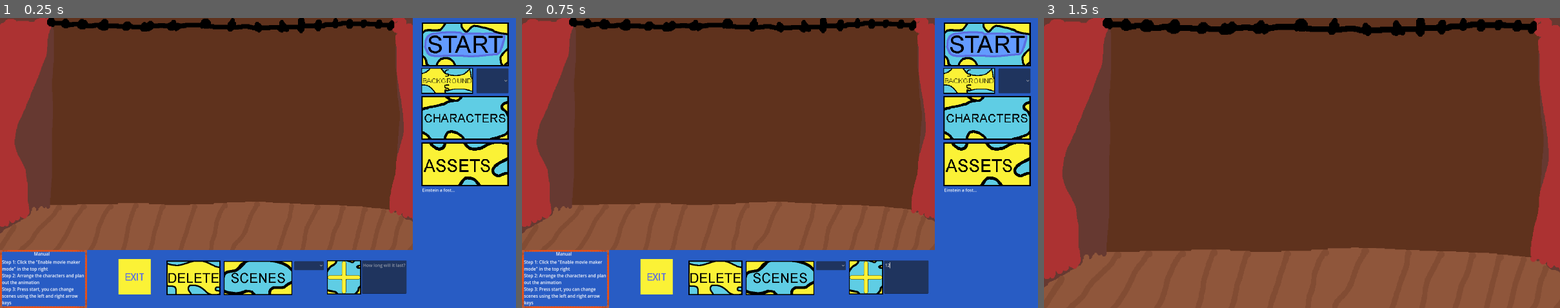
Above: before the commit, frames 1-3 (left to right).
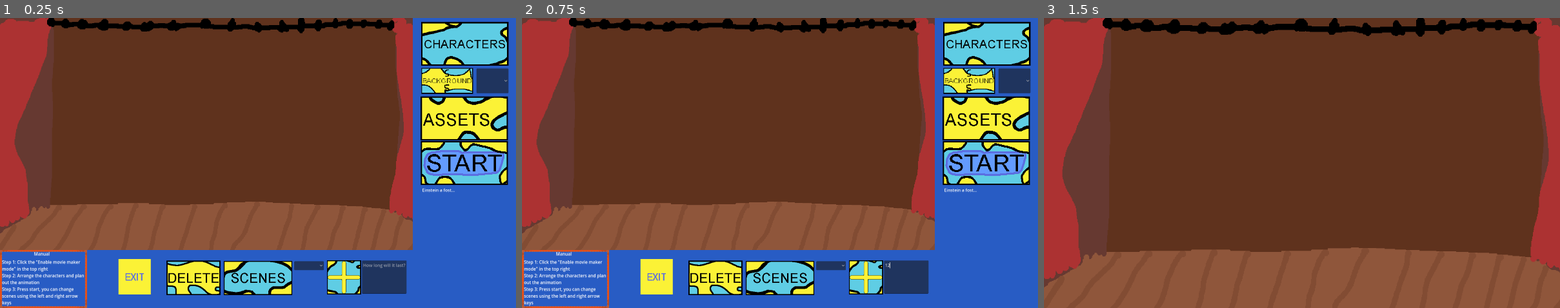
Above: after the commit, the same moments.

Repository: aleziz01/AnimSoft
Game: Godot game, scene res://Scenes/Main.tscn
Two runs of this game, one before a commit and one after it. Both use one fixed random seed, a clock stepped at 60 frames per second and the inputs below.
Inputs (mouse positions are in pixels of both pictures, inside the frame that each line leads up to; where the layout moved, square brackets give the same spot in the first picture):
- Up to frame 1 (0.25 s): no input
- Up to frame 2 (0.75 s): click (903, 276) at 0.52 s; type "12" at 0.6 s
- Up to frame 3 (1.5 s): click (1508, 163) [1508, 44] at 1.25 s

The runs differ from the first frame. In frame 1, 6.6% of the frame differs, in the area x 81-99%, y 1-58%; in frame 2, 6.6%; in frame 3, nothing differs.

Commit message:
Added a bunch of sprites

Diff:
--- a/Scenes/Character.tscn
+++ b/Scenes/Character.tscn
@@ -9,11 +9,15 @@
 [ext_resource type="Texture2D" uid="uid://bn6jm10jmqh6s" path="res://Art/Characters/Animation Spritesheets/albert einsteinTalkingAnimation.png" id="5_xexko"]
 [ext_resource type="Texture2D" uid="uid://bta8pdf7tdcc1" path="res://Art/Characters/albertEinsteinTalkingRight.png" id="7_5lnru"]
 [ext_resource type="Texture2D" uid="uid://o5vf1jry5cia" path="res://Art/Characters/william shakespeare.png" id="7_m1auk"]
+[ext_resource type="Texture2D" uid="uid://ci1sid5st5bnq" path="res://Art/Characters/AngryFemaleTeacherLeft.png" id="7_qyhw5"]
 [ext_resource type="Texture2D" uid="uid://cjjccor1wf8as" path="res://Art/Characters/BenjaminFranklinLeft.png" id="8_fki5i"]
+[ext_resource type="Texture2D" uid="uid://duh5ky3fs74vt" path="res://Art/Characters/AngryFemaleTeacherRight.png" id="8_rqv6k"]
 [ext_resource type="Texture2D" uid="uid://bx37vomj87ij2" path="res://Art/Characters/william shakespearetalking.png" id="8_v0vnj"]
 [ext_resource type="Texture2D" uid="uid://b4mqeq1pj33ta" path="res://Art/Characters/isaacNewtonLeft.png" id="8_v6db4"]
+[ext_resource type="Texture2D" uid="uid://b0tm1urrhvtcg" path="res://Art/Characters/AngryFemaleTeacherTalkingLeft.png" id="9_v44rv"]
 [ext_resource type="Texture2D" uid="uid://dxfsx2wk26w6x" path="res://Art/Characters/BenjaminFranklinRight.png" id="9_w6058"]
 [ext_resource type="Texture2D" uid="uid://cwk87qof8eu2p" path="res://Art/Characters/BenjaminFranklinTalkingLeft.png" id="10_ijbq5"]
+[ext_resource type="Texture2D" uid="uid://dilk0dl12fo3w" path="res://Art/Characters/AngryFemaleTeacherTalkingRight.png" id="10_oqlsm"]
 [ext_resource type="Texture2D" uid="uid://xpivhcgu7rum" path="res://Art/Characters/isaacNewtonTalkingLeft.png" id="10_t2y7b"]
 [ext_resource type="Texture2D" uid="uid://cqww1u4vmpxec" path="res://Art/Characters/BenjaminFranklinTalkingRight.png" id="11_8q4he"]
 [ext_resource type="Texture2D" uid="uid://bmygn4e3w6c5v" path="res://Art/Characters/IsaacnewtonRightTalkign.png" id="11_htxxd"]
@@ -36,10 +40,15 @@
 [ext_resource type="Texture2D" uid="uid://bhnkn2nbf6ts8" path="res://Art/Characters/neil armstrongRight.png" id="29_xu5ef"]
 [ext_resource type="Texture2D" uid="uid://bddt2rj21mcta" path="res://Art/Characters/neil armstrongTalkingLeft.png" id="30_s26rn"]
 [ext_resource type="Texture2D" uid="uid://cybmf8lmvrs6d" path="res://Art/Characters/neil armstrongTalkingRight.png" id="31_0cwno"]
+[ext_resource type="Texture2D" uid="uid://b051p0ittg0fg" path="res://Art/Characters/SmartFemaleTeacherLeft.png" id="35_g0s38"]
+[ext_resource type="Texture2D" uid="uid://bkerd3qn2sckx" path="res://Art/Characters/SmartFemaleTeacherRight.png" id="36_6f2v4"]
 [ext_resource type="Texture2D" uid="uid://onj158pfnya0" path="res://Art/Characters/WiseJapaneseManLeft.png" id="36_wsemh"]
 [ext_resource type="Texture2D" uid="uid://buqy8s7llj5j" path="res://Art/Characters/WiseJapaneseManRight.png" id="37_3ehp1"]
+[ext_resource type="Texture2D" uid="uid://bhxbnnjckes76" path="res://Art/Characters/SmartFemaleTeacherLeftTalking.png" id="37_vfh8f"]
 [ext_resource type="Texture2D" uid="uid://bgypfuei8lpvh" path="res://Art/Characters/WiseJapaneseManTalkingLeft.png" id="38_hqug2"]
+[ext_resource type="Texture2D" uid="uid://j4ffvy1d8bge" path="res://Art/Characters/SmartFemaleTeacherRightTalking.png" id="38_qp3ow"]
 [ext_resource type="Texture2D" uid="uid://btrlrdvcesml3" path="res://Art/Characters/WiseJapaneseManTalkingRight.png" id="39_eka2x"]
+[ext_resource type="Texture2D" uid="uid://b1cxk71nqyc75" path="res://Art/Characters/MovementSkateboard.png" id="49_i5gqm"]
 
 [sub_resource type="AtlasTexture" id="AtlasTexture_j4exq"]
 atlas = ExtResource("5_xexko")
@@ -57,6 +66,22 @@
 atlas = ExtResource("7_5lnru")
 region = Rect2(32, 0, 32, 64)
 
+[sub_resource type="AtlasTexture" id="AtlasTexture_askpk"]
+atlas = ExtResource("9_v44rv")
+region = Rect2(0, 0, 32, 64)
+
+[sub_resource type="AtlasTexture" id="AtlasTexture_68w5v"]
+atlas = ExtResource("9_v44rv")
+region = Rect2(32, 0, 32, 64)
+
+[sub_resource type="AtlasTexture" id="AtlasTexture_1thou"]
+atlas = ExtResource("10_oqlsm")
+region = Rect2(0, 0, 32, 64)
+
+[sub_resource type="AtlasTexture" id="AtlasTexture_tyia1"]
+atlas = ExtResource("10_oqlsm")
+region = Rect2(32, 0, 32, 64)
+
 [sub_resource type="AtlasTexture" id="AtlasTexture_lcviu"]
 atlas = ExtResource("10_ijbq5")
 region = Rect2(0, 0, 32, 64)
@@ -153,6 +178,22 @@
 atlas = ExtResource("31_0cwno")
 region = Rect2(32, 0, 32, 64)
 
+[sub_resource type="AtlasTexture" id="AtlasTexture_766q3"]
+atlas = ExtResource("37_vfh8f")
+region = Rect2(0, 0, 32, 64)
+
+[sub_resource type="AtlasTexture" id="AtlasTexture_alm0s"]
+atlas = ExtResource("37_vfh8f")
+region = Rect2(32, 0, 32, 64)
+
+[sub_resource type="AtlasTexture" id="AtlasTexture_f66r7"]
+atlas = ExtResource("38_qp3ow")
+region = Rect2(0, 0, 32, 64)
+
+[sub_resource type="AtlasTexture" id="AtlasTexture_c2rlq"]
+atlas = ExtResource("38_qp3ow")
+region = Rect2(32, 0, 32, 64)
+
 [sub_resource type="AtlasTexture" id="AtlasTexture_xbeyp"]
 atlas = ExtResource("14_ulnfv")
 region = Rect2(0, 0, 32, 64)
@@ -227,6 +268,44 @@
 }, {
 "frames": [{
 "duration": 1.0,
+"texture": ExtResource("7_qyhw5")
+}],
+"loop": true,
+"name": &"AngryFemaleTeacherLeft",
+"speed": 5.0
+}, {
+"frames": [{
+"duration": 1.0,
+"texture": ExtResource("8_rqv6k")
+}],
+"loop": true,
+"name": &"AngryFemaleTeacherRight",
+"speed": 5.0
+}, {
+"frames": [{
+"duration": 1.0,
+"texture": SubResource("AtlasTexture_askpk")
+}, {
+"duration": 2.0,
+"texture": SubResource("AtlasTexture_68w5v")
+}],
+"loop": true,
+"name": &"AngryFemaleTeacherTalkingLeft",
+"speed": 5.0
+}, {
+"frames": [{
+"duration": 1.0,
+"texture": SubResource("AtlasTexture_1thou")
+}, {
+"duration": 2.0,
+"texture": SubResource("AtlasTexture_tyia1")
+}],
+"loop": true,
+"name": &"AngryFemaleTeacherTalkingRight",
+"speed": 5.0
+}, {
+"frames": [{
+"duration": 1.0,
 "texture": ExtResource("8_fki5i")
 }],
 "loop": true,
@@ -451,6 +530,44 @@
 }],
 "loop": true,
 "name": &"NeilArmstrongTalkingRight",
+"speed": 5.0
+}, {
+"frames": [{
+"duration": 1.0,
+"texture": ExtResource("35_g0s38")
+}],
+"loop": true,
+"name": &"SmartFemaleTeacherLeft",
+"speed": 5.0
+}, {
+"frames": [{
+"duration": 1.0,
+"texture": ExtResource("36_6f2v4")
+}],
+"loop": true,
+"name": &"SmartFemaleTeacherRight",
+"speed": 5.0
+}, {
+"frames": [{
+"duration": 1.0,
+"texture": SubResource("AtlasTexture_766q3")
+}, {
+"duration": 2.0,
+"texture": SubResource("AtlasTexture_alm0s")
+}],
+"loop": true,
+"name": &"SmartFemaleTeacherTalkingLeft",
+"speed": 5.0
+}, {
+"frames": [{
+"duration": 1.0,
+"texture": SubResource("AtlasTexture_f66r7")
+}, {
+"duration": 2.0,
+"texture": SubResource("AtlasTexture_c2rlq")
+}],
+"loop": true,
+"name": &"SmartFemaleTeacherTalkingRight",
 "speed": 5.0
 }, {
 "frames": [{
@@ -532,9 +649,86 @@
 
 [sub_resource type="CapsuleShape2D" id="CapsuleShape2D_fvkys"]
 radius = 15.9
-height = 41.7
+height = 62.8
+
+[sub_resource type="AtlasTexture" id="AtlasTexture_nnel2"]
+atlas = ExtResource("49_i5gqm")
+region = Rect2(0, 0, 36, 12)
+
+[sub_resource type="AtlasTexture" id="AtlasTexture_fmkjg"]
+atlas = ExtResource("49_i5gqm")
+region = Rect2(36, 0, 36, 12)
+
+[sub_resource type="AtlasTexture" id="AtlasTexture_8ay81"]
+atlas = ExtResource("49_i5gqm")
+region = Rect2(72, 0, 36, 12)
+
+[sub_resource type="AtlasTexture" id="AtlasTexture_yj3x7"]
+atlas = ExtResource("49_i5gqm")
+region = Rect2(108, 0, 36, 12)
+
+[sub_resource type="AtlasTexture" id="AtlasTexture_yrogl"]
+atlas = ExtResource("49_i5gqm")
+region = Rect2(144, 0, 36, 12)
+
+[sub_resource type="AtlasTexture" id="AtlasTexture_ln66b"]
+atlas = ExtResource("49_i5gqm")
+region = Rect2(180, 0, 36, 12)
+
+[sub_resource type="AtlasTexture" id="AtlasTexture_be4ls"]
+atlas = ExtResource("49_i5gqm")
+region = Rect2(216, 0, 36, 12)
+
+[sub_resource type="AtlasTexture" id="AtlasTexture_nokea"]
+atlas = ExtResource("49_i5gqm")
+region = Rect2(252, 0, 36, 12)
+
+[sub_resource type="AtlasTexture" id="AtlasTexture_i07i3"]
+atlas = ExtResource("49_i5gqm")
+region = Rect2(0, 0, 36, 12)
+
+[sub_resource type="SpriteFrames" id="SpriteFrames_r02go"]
+animations = [{
+"frames": [{
+"duration": 1.0,
+"texture": SubResource("AtlasTexture_nnel2")
+}, {
+"duration": 1.0,
+"texture": SubResource("AtlasTexture_fmkjg")
+}, {
+"duration": 1.0,
+"texture": SubResource("AtlasTexture_8ay81")
+}, {
+"duration": 1.0,
+"texture": SubResource("AtlasTexture_yj3x7")
+}, {
+"duration": 1.0,
+"texture": SubResource("AtlasTexture_yrogl")
+}, {
+"duration": 1.0,
+"texture": SubResource("AtlasTexture_ln66b")
+}, {
+"duration": 1.0,
+"texture": SubResource("AtlasTexture_be4ls")
+}, {
+"duration": 1.0,
+"texture": SubResource("AtlasTexture_nokea")
+}],
+"loop": true,
+"name": &"Moving",
+"speed": 8.0
+}, {
+"frames": [{
+"duration": 1.0,
+"texture": SubResource("AtlasTexture_i07i3")
+}],
+"loop": true,
+"name": &"default",
+"speed": 5.0
+}]
 
 [node name="Character" type="Node2D"]
+position = Vector2(0, 1)
 script = ExtResource("1_0ujig")
 
 [node name="CharacterBody2D" type="CharacterBody2D" parent="."]
@@ -547,7 +741,7 @@
 
 [node name="SpriteSet" type="AnimatedSprite2D" parent="CharacterBody2D"]
 sprite_frames = SubResource("SpriteFrames_0m2dp")
-animation = &"NeilArmstrongLeft"
+animation = &"AlbertEinsteinTalkingRight"
 
 [node name="TalkStartTimer" type="Timer" parent="CharacterBody2D"]
 one_shot = true
@@ -559,11 +753,12 @@
 one_shot = true
 
 [node name="CollisionShape2D" type="CollisionShape2D" parent="CharacterBody2D"]
-position = Vector2(0.1, -6.65)
+position = Vector2(1.57772e-30, 6)
 shape = SubResource("CapsuleShape2D_fvkys")
 
 [node name="Frame" type="Sprite2D" parent="CharacterBody2D/CollisionShape2D"]
 visible = false
+position = Vector2(0, -5)
 texture = ExtResource("3_t4dv4")
 
 [node name="ExternalCharacterSettings" type="Node2D" parent="."]
@@ -659,6 +854,15 @@
 [node name="MovementFunctionality" type="Node2D" parent="."]
 script = ExtResource("16_kr4jn")
 
+[node name="MOVEMENTSKATEBOARDYEAH" type="AnimatedSprite2D" parent="."]
+visible = false
+texture_filter = 1
+position = Vector2(0, 159)
+scale = Vector2(5, 5)
+sprite_frames = SubResource("SpriteFrames_r02go")
+animation = &"Moving"
+frame_progress = 0.0889031
+
 [connection signal="input_event" from="CharacterBody2D" to="." method="_on_character_body_2d_input_event"]
 [connection signal="mouse_entered" from="CharacterBody2D" to="." method="_on_character_body_2d_mouse_entered"]
 [connection signal="mouse_exited" from="CharacterBody2D" to="." method="_on_character_body_2d_mouse_exited"]
--- a/Scenes/Main.tscn
+++ b/Scenes/Main.tscn
@@ -25,6 +25,8 @@
 [ext_resource type="Texture2D" uid="uid://b4ppfquvmseev" path="res://Art/Characters/neil armstrongLeft.png" id="19_trrm7"]
 [ext_resource type="Texture2D" uid="uid://c8h4717lqdc3v" path="res://Art/GUI details/ScenesAdderButton.png" id="20_5kmlp"]
 [ext_resource type="Texture2D" uid="uid://buqy8s7llj5j" path="res://Art/Characters/WiseJapaneseManRight.png" id="22_q1t0v"]
+[ext_resource type="Texture2D" uid="uid://b051p0ittg0fg" path="res://Art/Characters/SmartFemaleTeacherLeft.png" id="24_fqpxf"]
+[ext_resource type="Texture2D" uid="uid://ci1sid5st5bnq" path="res://Art/Characters/AngryFemaleTeacherLeft.png" id="25_khjct"]
 [ext_resource type="Texture2D" uid="uid://gfwamjie1ujc" path="res://Art/GUI details/exitButton.png" id="25_ssbba"]
 
 [sub_resource type="WorldBoundaryShape2D" id="WorldBoundaryShape2D_d5ffx"]
@@ -89,10 +91,10 @@
 
 [node name="readyButton" type="TextureButton" parent="BackgroundElements/PickableButtonController"]
 texture_filter = 1
-offset_left = 609.0
-offset_top = -523.0
-offset_right = 933.0
-offset_bottom = -360.0
+offset_left = 606.0
+offset_top = -81.0
+offset_right = 930.0
+offset_bottom = 82.0
 texture_normal = ExtResource("5_msxm0")
 stretch_mode = 0
 
@@ -111,10 +113,10 @@
 
 [node name="AssetAdder" type="MenuButton" parent="BackgroundElements/PickableButtonController"]
 texture_filter = 1
-offset_left = 604.0
-offset_top = -83.0
-offset_right = 937.0
-offset_bottom = 93.0
+offset_left = 601.0
+offset_top = -254.0
+offset_right = 934.0
+offset_bottom = -78.0
 icon = ExtResource("7_4ex03")
 expand_icon = true
 item_count = 4
@@ -134,13 +136,13 @@
 [node name="CharacterAdder" type="MenuButton" parent="BackgroundElements/PickableButtonController"]
 texture_filter = 1
 texture_repeat = 1
-offset_left = 604.0
-offset_top = -255.0
-offset_right = 937.0
-offset_bottom = -79.0
+offset_left = 603.0
+offset_top = -531.0
+offset_right = 936.0
+offset_bottom = -355.0
 icon = ExtResource("6_pef5q")
 expand_icon = true
-item_count = 9
+item_count = 11
 popup/item_0/text = "Einstein"
 popup/item_0/icon = ExtResource("3_211by")
 popup/item_0/id = 0
@@ -168,6 +170,12 @@
 popup/item_8/text = "Japanese Man"
 popup/item_8/icon = ExtResource("22_q1t0v")
 popup/item_8/id = 8
+popup/item_9/text = "Happy Teacher"
+popup/item_9/icon = ExtResource("24_fqpxf")
+popup/item_9/id = 9
+popup/item_10/text = "Angry Teacher"
+popup/item_10/icon = ExtResource("25_khjct")
+popup/item_10/id = 10
 
 [node name="SceneChooser" type="OptionButton" parent="BackgroundElements/PickableButtonController"]
 offset_left = 135.0
--- a/Scripts/Character.gd
+++ b/Scripts/Character.gd
@@ -72,6 +72,15 @@
 	$CharacterBody2D/TalkingFor.wait_time=int($ExternalCharacterSettings/CheckifTalks/TalkAnimationDuration.text)
 
 var animationAlreadyStarted=false
+
+func ChangeYposition():
+	$CharacterBody2D.position.y-=5
+	while(moving):
+		await get_tree().create_timer(0.5).timeout
+		$CharacterBody2D.position.y-=5
+		await get_tree().create_timer(0.5).timeout
+		$CharacterBody2D.position.y+=5
+
 func animationStart():
 	if(SceneId==global.selectedSceneId and animationAlreadyStarted==false):
 		animationAlreadyStarted=true
@@ -90,5 +99,10 @@
 				dir=Vector2(1,0)
 			speed=float($"ExternalCharacterSettings/WillMove/Movement Speed".text)
 			moving=true
+			ChangeYposition()
+			$MOVEMENTSKATEBOARDYEAH.show()
+			$MOVEMENTSKATEBOARDYEAH.play("Moving")
 			await get_tree().create_timer(int($"ExternalCharacterSettings/WillMove/Movement Duration".text)).timeout
+			$MOVEMENTSKATEBOARDYEAH.hide()
+			$CharacterBody2D.position.y=0
 			moving=false
--- a/Scripts/PickableButtonController.gd
+++ b/Scripts/PickableButtonController.gd
@@ -14,6 +14,8 @@
 var IonGhicaText="Ion Ghica was a..."
 var NeilArmstrongText="Neil Armstrong was a..."
 var WiseJapaneseManText="This japanese man was a professor, but now he has chosen to live a long, peaceful life"
+var SmartFemaleTeacherText="This teacher is really chill!"
+var AngryFemaleTeacherText="This teacher is not really chill at all..."
 
 var animStarted=false
 var CharacterDescriptions=[]
@@ -36,6 +38,8 @@
 	CharacterDescriptions.append(IonGhicaText)
 	CharacterDescriptions.append(NeilArmstrongText)
 	CharacterDescriptions.append(WiseJapaneseManText)
+	CharacterDescriptions.append(SmartFemaleTeacherText)
+	CharacterDescriptions.append(AngryFemaleTeacherText)
 
 var fading=false
 func FadeInAndOut():
--- a/Scripts/global.gd
+++ b/Scripts/global.gd
@@ -21,6 +21,8 @@
 	CharacterNames.append("IonGhica")
 	CharacterNames.append("NeilArmstrong")
 	CharacterNames.append("WiseJapaneseMan")
+	CharacterNames.append("SmartFemaleTeacher")
+	CharacterNames.append("AngryFemaleTeacher")
 	AssetNames.append("Table")
 	AssetNames.append("Painting1")
 	AssetNames.append("Painting2")
Binary file added: Art/Characters/AngryFemaleTeacher.aseprite
Binary file added: Art/Characters/AngryFemaleTeacherLeft.png
Not shown, added: Art/Characters/AngryFemaleTeacherLeft.png.import
Binary file added: Art/Characters/AngryFemaleTeacherRight.png
Not shown, added: Art/Characters/AngryFemaleTeacherRight.png.import
Binary file added: Art/Characters/AngryFemaleTeacherTalkingLeft.png
Not shown, added: Art/Characters/AngryFemaleTeacherTalkingLeft.png.import
Binary file added: Art/Characters/AngryFemaleTeacherTalkingRight.png
Not shown, added: Art/Characters/AngryFemaleTeacherTalkingRight.png.import
Binary file added: Art/Characters/MovementSkateboard.png
Not shown, added: Art/Characters/MovementSkateboard.png.import
Binary file added: Art/Characters/SmartFemaleTeacherLeft.aseprite
(and 12 more such lines)
